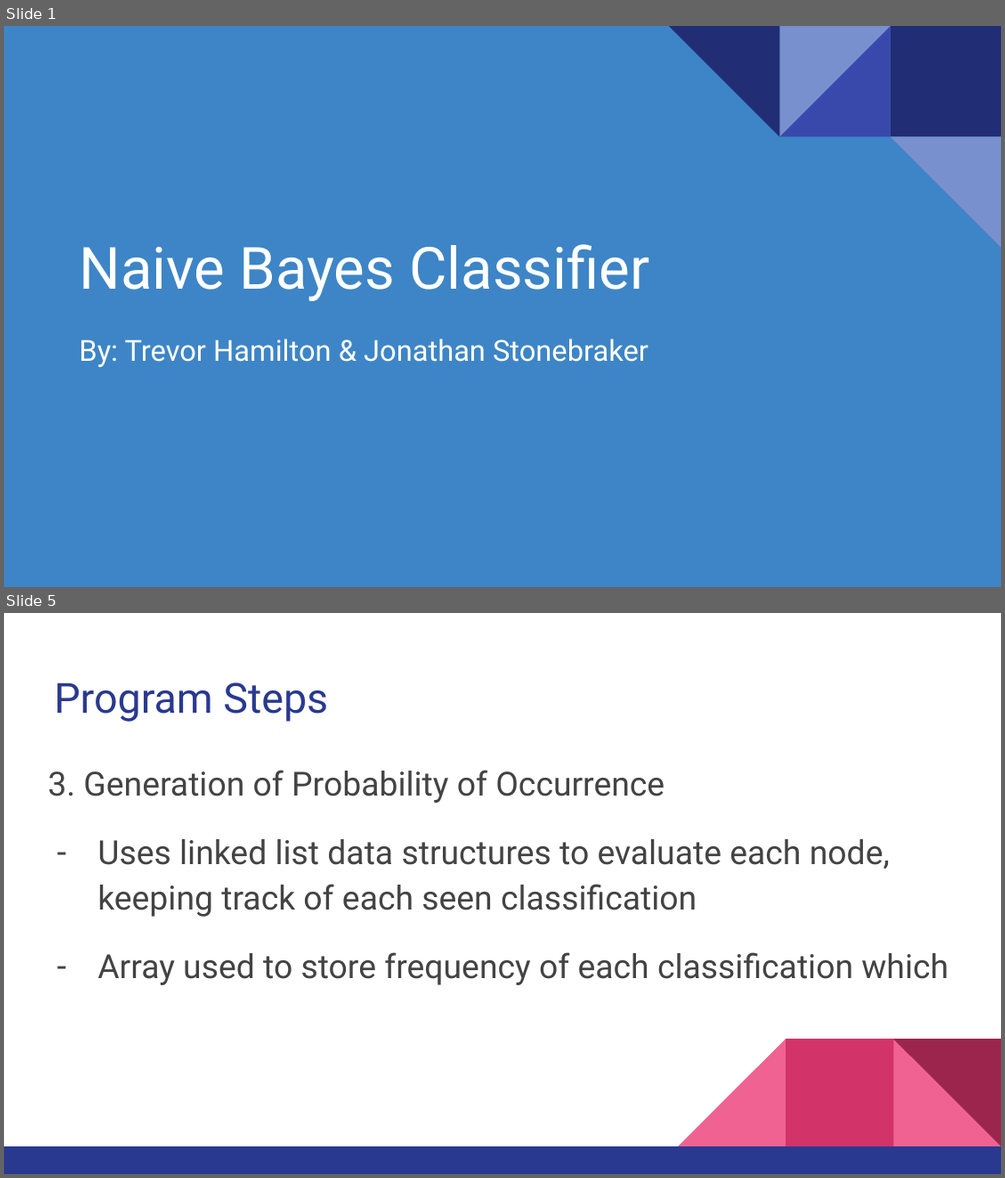
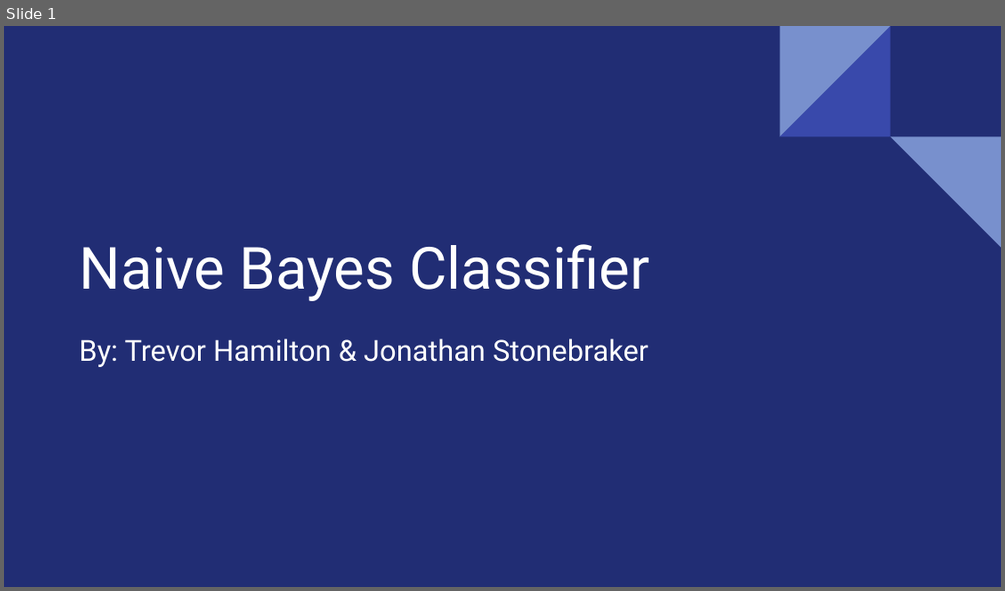
Before and after one commit to hamiltontj/NaiveBayes, a slide deck: doc/Presentation.pptx. Shown one above the other, each under a label of ours: slides 1 and 5 before the commit, slide 1 after it; the slides between them are not shown. The pictures are 1005x1178 and 1005x591 pixels, drawn with LibreOffice and Linux fonts; fonts in the diff are those of the drawing. Boxes give left, top, right and bottom in pixels: in the first picture for what was removed or moved away, otherwise in the second. Text is boxed around its words. In the diff, an @@ line names an element or a change of style, - is before the commit and + after.

```diff
--- a/doc/Presentation.pptx
+++ b/doc/Presentation.pptx
@@ slide 5 removed at [4, 613, 1001, 1174], background #FFFFFF @@
@@ title removed at [54, 682, 328, 722] @@
-Program Steps
@@ text removed at [48, 770, 948, 985] @@
-3. Generation of Probability of Occurrence
-– Uses linked list data structures to evaluate each node, keeping track of each seen classification
-– Array used to store frequency of each classification which
@@ group removed at [4, 1038, 1001, 1174]: 3 right triangles, 2 rectangles @@
@@ slide 1 changed as well @@
@@ background #3D85C6 to #212D74 @@
@@ rectangle removed at [890, 26, 1001, 136] @@
```
Also in this commit, not shown: 29 slides added, 8 other slides removed, 27 other files.
